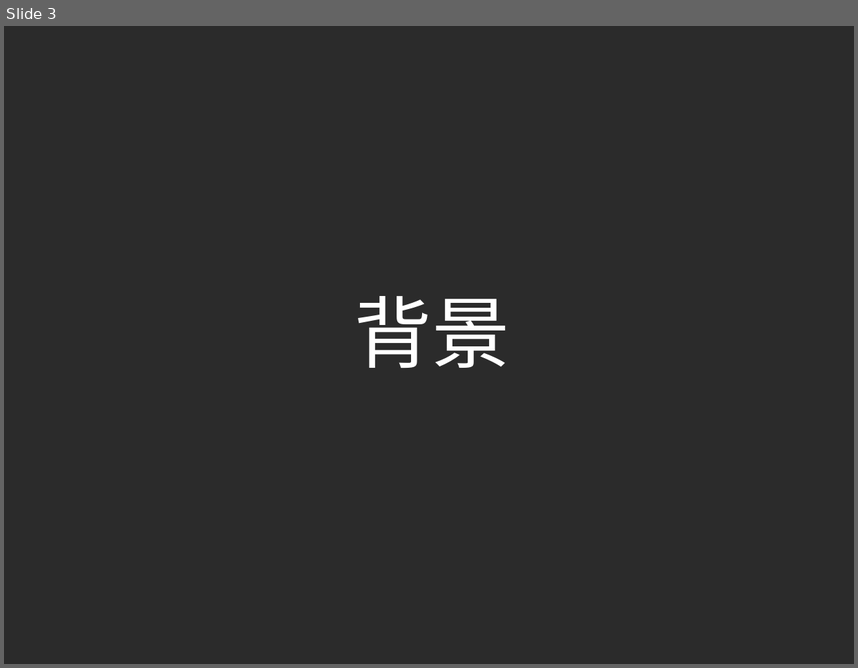
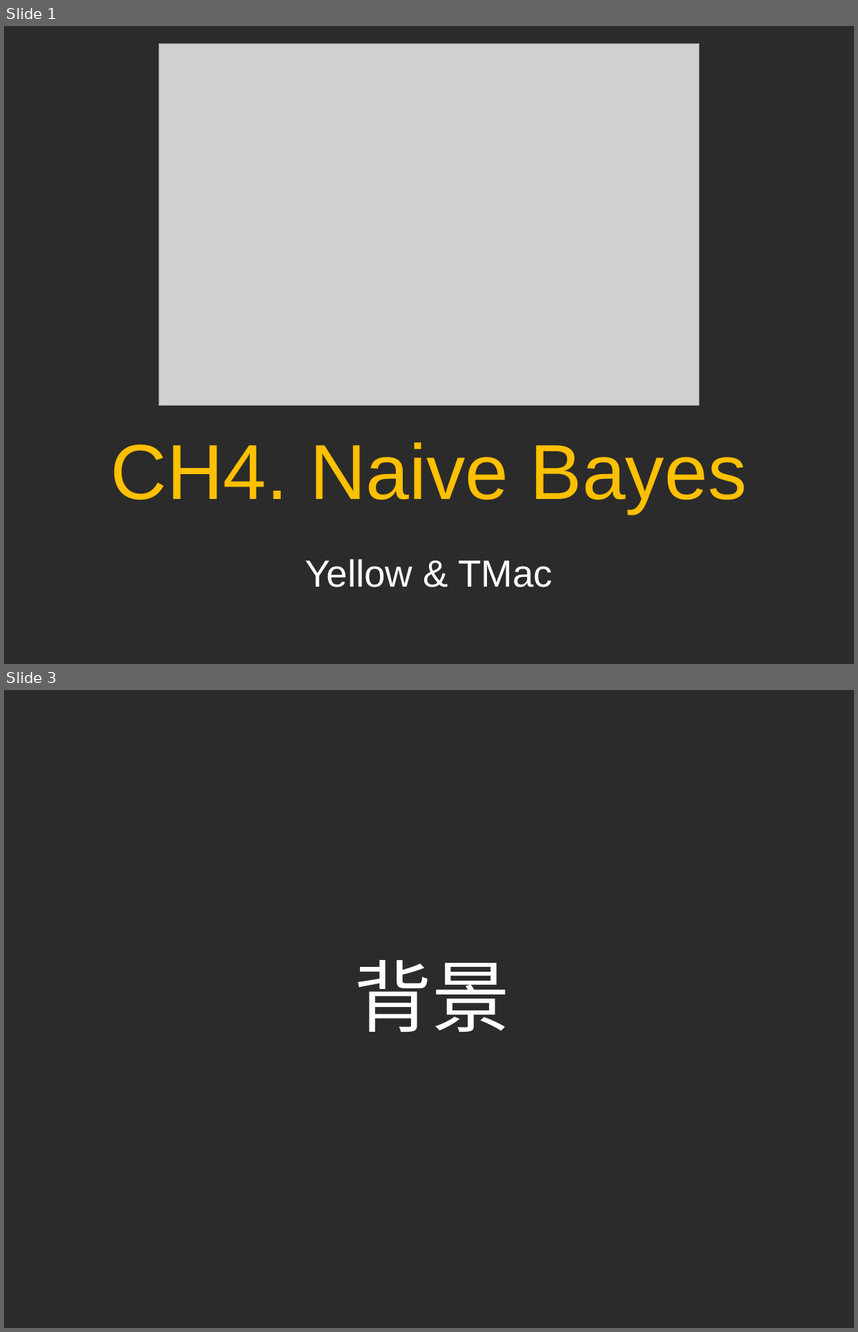
Before and after one commit to ouriris/ml-course, a slide deck: chapter.4/ppt/ML_CH4_Naive_Bayes.pptx. Shown one above the other, each under a label of ours: slide 3 before the commit, slides 1 and 3 after it; the slides between them are not shown. The pictures are 858x668 and 858x1332 pixels, drawn with LibreOffice and Linux fonts; fonts in the diff are those of the drawing; grey boxes stand for pictures; background and template pictures are left out; a plain dark background stands for a picture behind light text. Boxes give left, top, right and bottom in pixels: in the first picture for what was removed or moved away, otherwise in the second. Text is boxed around its words. In the diff, an @@ line names an element or a change of style, - is before the commit and + after.

```diff
--- a/chapter.4/ppt/ML_CH4_Naive_Bayes.pptx
+++ b/chapter.4/ppt/ML_CH4_Naive_Bayes.pptx
@@ slide 1 added at (4, 26, 854, 664), background picture (left out) @@
@@ picture added at (159, 44, 700, 405) @@
@@ title added at (111, 442, 747, 587), 66 pt, text #FFC000 @@
+CH4. Naive Bayes
+Yellow & TMac
```
Also in this commit, not shown: 5 other slides added, 43 slides removed.
